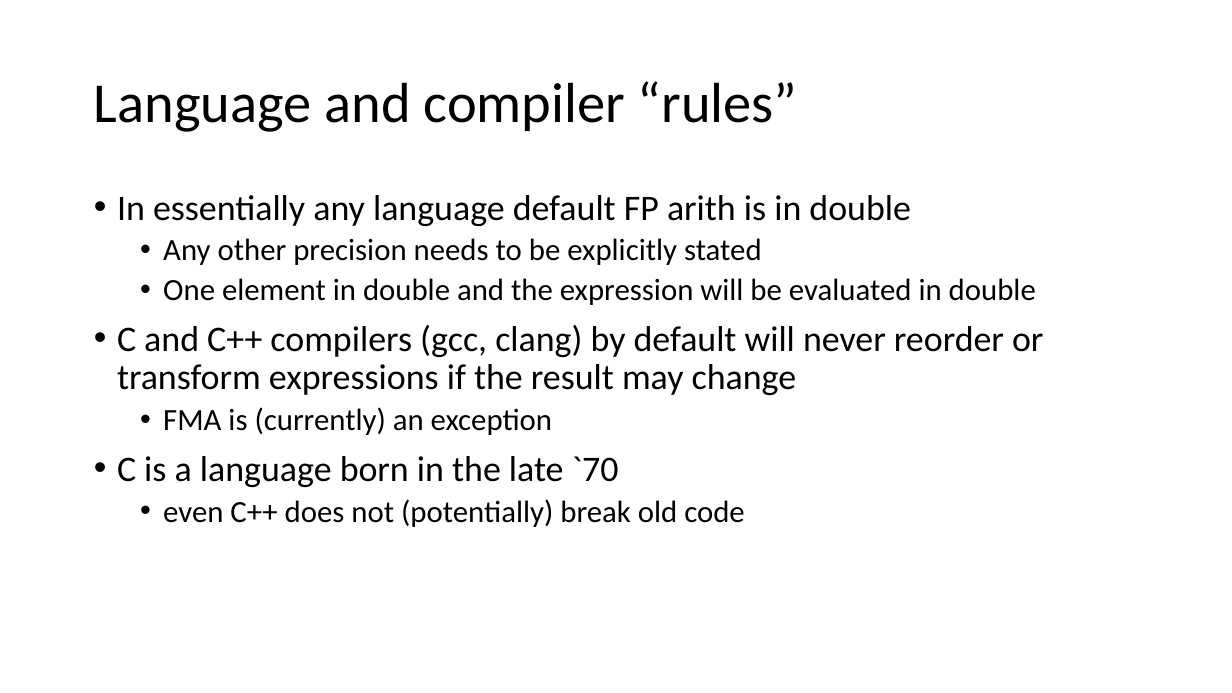
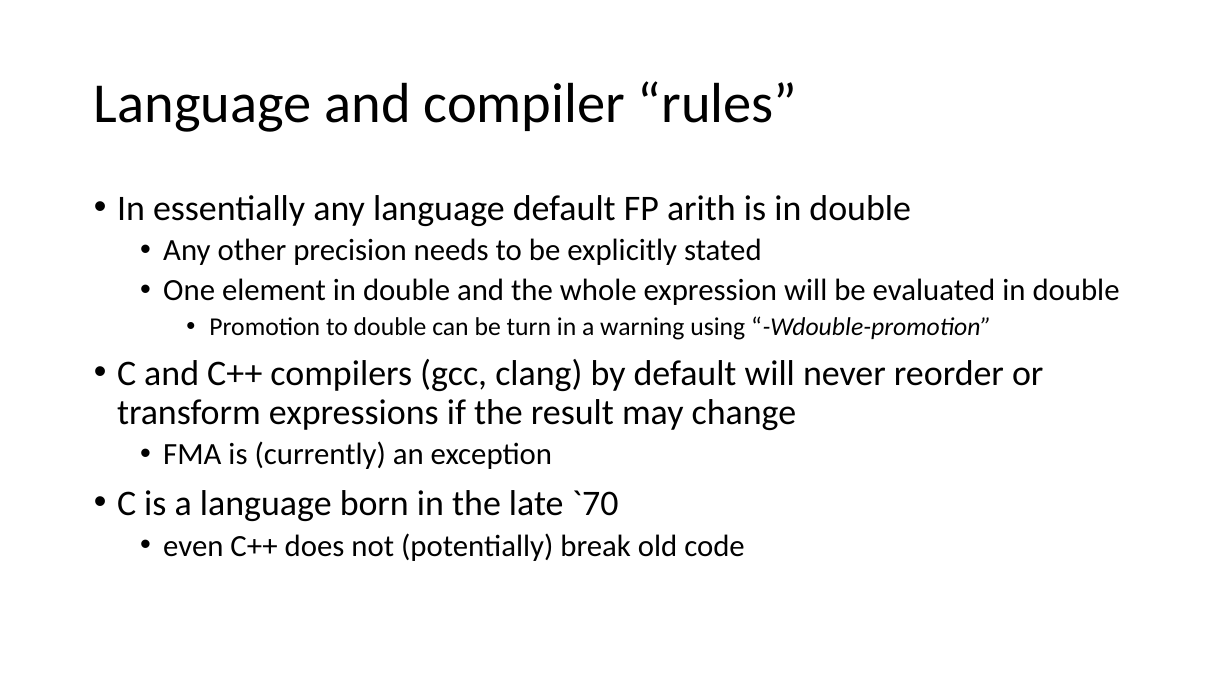
Before and after one commit to VinInn/FPCourse, a slide deck: slide 55 of Slides/FPforScientist.pptx. Drawn at 1232x693 pixels with LibreOffice and Linux fonts; fonts in the diff are those of the drawing. Boxes give left, top, right and bottom in pixels: in the first picture for what was removed or moved away, otherwise in the second. Text is boxed around its words. In the diff, an @@ line names an element or a change of style, - is before the commit and + after.

```diff
--- a/Slides/FPforScientist.pptx
+++ b/Slides/FPforScientist.pptx
@@ text at (163, 278, 1120, 340): text changed @@
-  • One element in double and the expression will be evaluated in double
+  • One element in double and the whole expression will be evaluated in double
+    • Promotion to double can be turn in a warning using “-Wdouble-promotion”
```
Also in this commit, not shown: 13 other slides changed.
